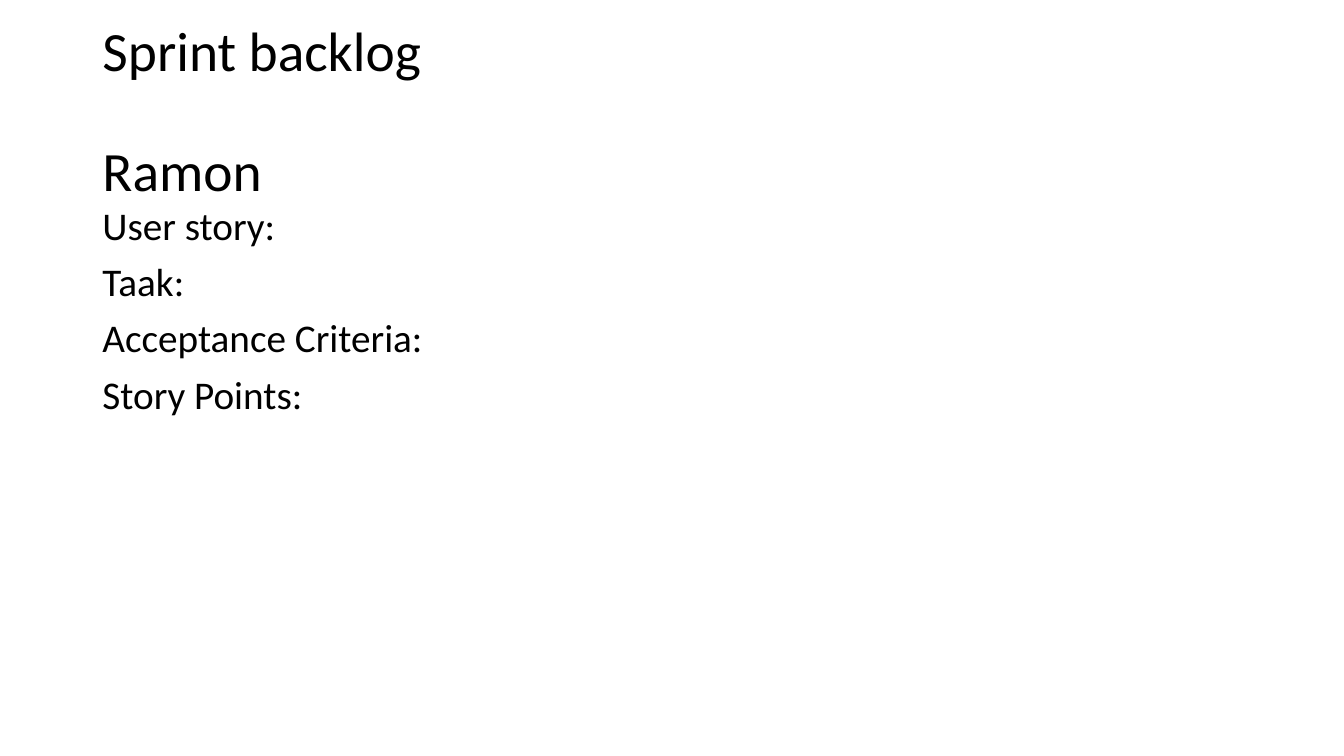
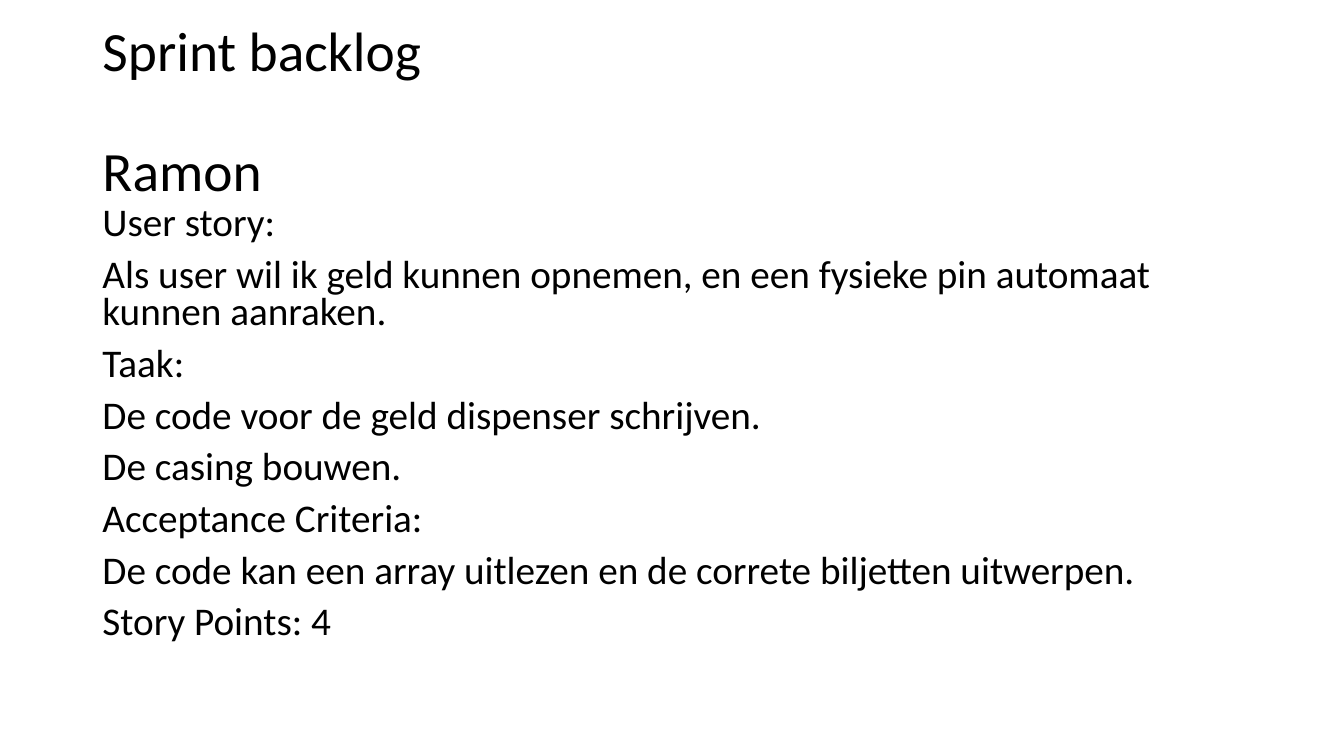
Before and after one commit to Sinjablo/Git-TINPRJ03-34, a slide deck: slide 9 of Presentaties/PresentatieSprint5.pptx. Drawn at 1344x756 pixels with LibreOffice and Linux fonts; fonts in the diff are those of the drawing. Boxes give left, top, right and bottom in pixels: in the first picture for what was removed or moved away, otherwise in the second. Text is boxed around its words. In the diff, an @@ line names an element or a change of style, - is before the commit and + after.

```diff
--- a/Presentaties/PresentatieSprint5.pptx
+++ b/Presentaties/PresentatieSprint5.pptx
@@ text at box(102, 211, 423, 539): line spacing 0.9 to 0.8 @@
@@ text at box(102, 260, 1150, 326): paragraph added @@
+Als user wil ik geld kunnen opnemen, en een fysieke pin automaat kunnen aanraken.
@@ text at box(102, 401, 761, 487): paragraphs added @@
+De code voor de geld dispenser schrijven.
+De casing bouwen.
@@ text at box(102, 556, 1134, 642): text changed @@
-Story Points:
+De code kan een array uitlezen en de correte biljetten uitwerpen.
+Story Points: 4
```
Also in this commit, not shown: 3 other slides changed.
